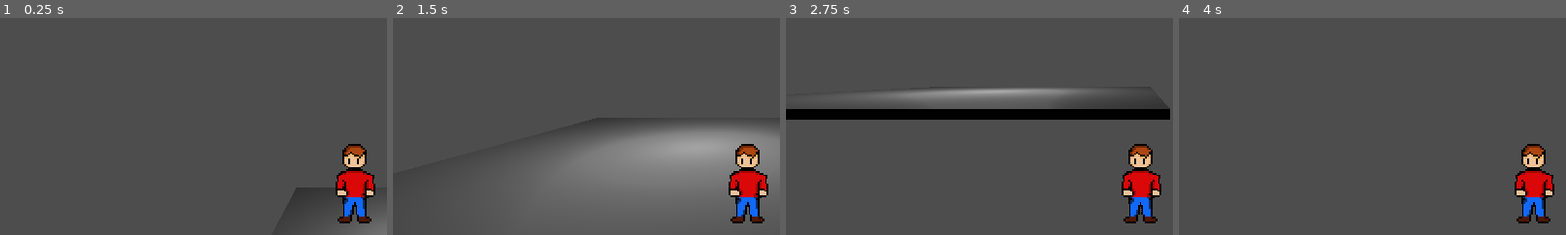
Above: before the commit, frames 1-4 (left to right).
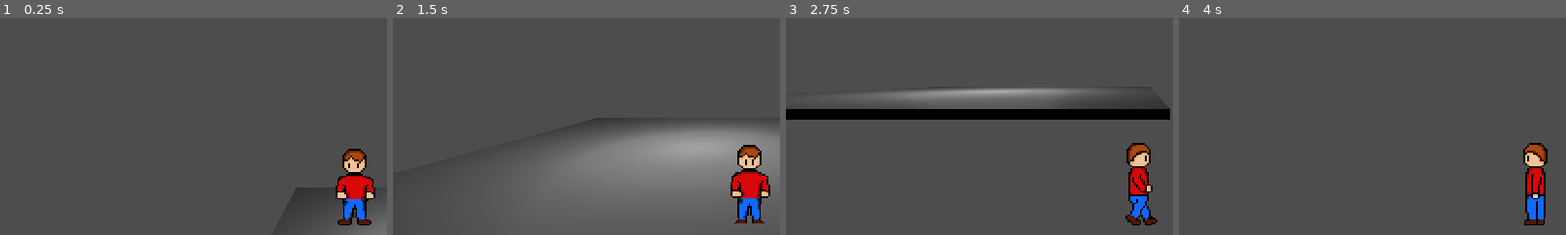
Above: after the commit, the same moments.

Repository: OpenLearningQuest/game
Game: Godot game, scene res://scenes/Game.tscn
Same seed, same stepped clock (60 frames per second), same inputs: the game is played once before the commit and once after it.
Inputs:
- Up to frame 1 (0.25 s): no input
- Up to frame 2 (1.5 s): tap Enter (ui_accept) at 0.5, 0.77 s; hold D (move_right) 0.53-1.28 s; hold S (move_down) from 1.28 s (still down)
- Up to frame 3 (2.75 s): tap Enter (ui_accept) at 1.52 s; release S (move_down) at 2.03 s; hold D (move_right) from 2.03 s (still down)
- Up to frame 4 (4 s): release D (move_right) at 2.78 s; hold W (move_up) 2.78-3.53 s; tap Enter (ui_accept) at 3.02, 3.77 s; hold A (move_left) from 3.53 s (still down)
The pictures show only the part of the screen within x 4-54%, y 20-70%; the shares and areas given below are measured in that part.

The runs differ from the first frame. In frame 1, 1.5% of the frame differs, in the area x 86-97%, y 58-96%; in frame 2, 1.5%; in frame 3, 1.9%; in frame 4, 1.9%, in the area x 86-97%, y 57-96%.

Commit message:
Implemented the animations

Diff:
--- a/scenes/Game.tscn
+++ b/scenes/Game.tscn
@@ -1,69 +1,163 @@
-[gd_scene load_steps=16 format=3 uid="uid://6k0bpeyoh2vq"]
+[gd_scene load_steps=28 format=3 uid="uid://6k0bpeyoh2vq"]
 
 [ext_resource type="Script" path="res://scripts/player_script.gd" id="1_v8n2y"]
 [ext_resource type="PackedScene" uid="uid://jtoaycfxvi1d" path="res://scenes/Player2.5D.tscn" id="2_7lext"]
-[ext_resource type="Texture2D" uid="uid://1xpjxgdq0y" path="res://assets/sprites/greg idle anim.png" id="3_hjh46"]
+[ext_resource type="Texture2D" uid="uid://duil54vhpop2g" path="res://assets/sprites/Greg walking anim.png" id="3_keylv"]
 [ext_resource type="PackedScene" uid="uid://b0wb12dvthfsc" path="res://scenes/Room.tscn" id="4_iryr4"]
 
-[sub_resource type="AtlasTexture" id="AtlasTexture_nfxqq"]
-atlas = ExtResource("3_hjh46")
-region = Rect2(0, 0, 32, 52)
-
-[sub_resource type="AtlasTexture" id="AtlasTexture_57lq3"]
-atlas = ExtResource("3_hjh46")
-region = Rect2(32, 0, 32, 52)
-
-[sub_resource type="AtlasTexture" id="AtlasTexture_k1iye"]
-atlas = ExtResource("3_hjh46")
-region = Rect2(64, 0, 32, 52)
-
-[sub_resource type="AtlasTexture" id="AtlasTexture_1iln4"]
-atlas = ExtResource("3_hjh46")
-region = Rect2(96, 0, 32, 52)
-
-[sub_resource type="AtlasTexture" id="AtlasTexture_iygtc"]
-atlas = ExtResource("3_hjh46")
-region = Rect2(128, 0, 32, 52)
-
-[sub_resource type="AtlasTexture" id="AtlasTexture_cifdj"]
-atlas = ExtResource("3_hjh46")
-region = Rect2(160, 0, 32, 52)
-
-[sub_resource type="AtlasTexture" id="AtlasTexture_hf6as"]
-atlas = ExtResource("3_hjh46")
-region = Rect2(192, 0, 32, 52)
-
-[sub_resource type="SpriteFrames" id="SpriteFrames_15rvl"]
+[sub_resource type="AtlasTexture" id="AtlasTexture_1sg0o"]
+atlas = ExtResource("3_keylv")
+region = Rect2(0, 59, 32, 59)
+
+[sub_resource type="AtlasTexture" id="AtlasTexture_soai6"]
+atlas = ExtResource("3_keylv")
+region = Rect2(32, 59, 32, 59)
+
+[sub_resource type="AtlasTexture" id="AtlasTexture_y87mf"]
+atlas = ExtResource("3_keylv")
+region = Rect2(64, 59, 32, 59)
+
+[sub_resource type="AtlasTexture" id="AtlasTexture_fmjig"]
+atlas = ExtResource("3_keylv")
+region = Rect2(96, 59, 32, 59)
+
+[sub_resource type="AtlasTexture" id="AtlasTexture_m1vk7"]
+atlas = ExtResource("3_keylv")
+region = Rect2(128, 59, 32, 59)
+
+[sub_resource type="AtlasTexture" id="AtlasTexture_dovsu"]
+atlas = ExtResource("3_keylv")
+region = Rect2(160, 59, 32, 59)
+
+[sub_resource type="AtlasTexture" id="AtlasTexture_mwa1i"]
+atlas = ExtResource("3_keylv")
+region = Rect2(192, 59, 32, 59)
+
+[sub_resource type="AtlasTexture" id="AtlasTexture_ell3d"]
+atlas = ExtResource("3_keylv")
+region = Rect2(0, 0, 32, 59)
+
+[sub_resource type="AtlasTexture" id="AtlasTexture_iwrmq"]
+atlas = ExtResource("3_keylv")
+region = Rect2(32, 0, 32, 59)
+
+[sub_resource type="AtlasTexture" id="AtlasTexture_8yfyv"]
+atlas = ExtResource("3_keylv")
+region = Rect2(64, 0, 32, 59)
+
+[sub_resource type="AtlasTexture" id="AtlasTexture_iv1yj"]
+atlas = ExtResource("3_keylv")
+region = Rect2(96, 0, 32, 59)
+
+[sub_resource type="AtlasTexture" id="AtlasTexture_ecc2f"]
+atlas = ExtResource("3_keylv")
+region = Rect2(0, 118, 32, 59)
+
+[sub_resource type="AtlasTexture" id="AtlasTexture_e3c3i"]
+atlas = ExtResource("3_keylv")
+region = Rect2(32, 118, 32, 59)
+
+[sub_resource type="AtlasTexture" id="AtlasTexture_lvepx"]
+atlas = ExtResource("3_keylv")
+region = Rect2(64, 118, 32, 59)
+
+[sub_resource type="AtlasTexture" id="AtlasTexture_hnv3y"]
+atlas = ExtResource("3_keylv")
+region = Rect2(96, 118, 32, 59)
+
+[sub_resource type="AtlasTexture" id="AtlasTexture_eejdp"]
+atlas = ExtResource("3_keylv")
+region = Rect2(0, 118, 32, 59)
+
+[sub_resource type="AtlasTexture" id="AtlasTexture_l1ier"]
+atlas = ExtResource("3_keylv")
+region = Rect2(32, 118, 32, 59)
+
+[sub_resource type="AtlasTexture" id="AtlasTexture_vd3l3"]
+atlas = ExtResource("3_keylv")
+region = Rect2(64, 118, 32, 59)
+
+[sub_resource type="AtlasTexture" id="AtlasTexture_745an"]
+atlas = ExtResource("3_keylv")
+region = Rect2(96, 118, 32, 59)
+
+[sub_resource type="SpriteFrames" id="SpriteFrames_6m5ov"]
 animations = [{
 "frames": [{
 "duration": 1.0,
-"texture": SubResource("AtlasTexture_nfxqq")
-}, {
-"duration": 1.0,
-"texture": SubResource("AtlasTexture_57lq3")
-}, {
-"duration": 1.0,
-"texture": SubResource("AtlasTexture_k1iye")
-}, {
-"duration": 1.0,
-"texture": SubResource("AtlasTexture_1iln4")
-}, {
-"duration": 1.0,
-"texture": SubResource("AtlasTexture_iygtc")
-}, {
-"duration": 1.0,
-"texture": SubResource("AtlasTexture_cifdj")
-}, {
-"duration": 1.0,
-"texture": SubResource("AtlasTexture_hf6as")
-}],
-"loop": true,
-"name": &"Idle_anim",
-"speed": 12.0
-}, {
-"frames": [],
-"loop": true,
-"name": &"default",
+"texture": SubResource("AtlasTexture_1sg0o")
+}, {
+"duration": 1.0,
+"texture": SubResource("AtlasTexture_soai6")
+}, {
+"duration": 1.0,
+"texture": SubResource("AtlasTexture_y87mf")
+}, {
+"duration": 1.0,
+"texture": SubResource("AtlasTexture_fmjig")
+}, {
+"duration": 1.0,
+"texture": SubResource("AtlasTexture_m1vk7")
+}, {
+"duration": 1.0,
+"texture": SubResource("AtlasTexture_dovsu")
+}, {
+"duration": 1.0,
+"texture": SubResource("AtlasTexture_mwa1i")
+}],
+"loop": true,
+"name": &"idle",
+"speed": 5.0
+}, {
+"frames": [{
+"duration": 1.0,
+"texture": SubResource("AtlasTexture_ell3d")
+}, {
+"duration": 1.0,
+"texture": SubResource("AtlasTexture_iwrmq")
+}, {
+"duration": 1.0,
+"texture": SubResource("AtlasTexture_8yfyv")
+}, {
+"duration": 1.0,
+"texture": SubResource("AtlasTexture_iv1yj")
+}],
+"loop": true,
+"name": &"walk_down",
+"speed": 5.0
+}, {
+"frames": [{
+"duration": 1.0,
+"texture": SubResource("AtlasTexture_ecc2f")
+}, {
+"duration": 1.0,
+"texture": SubResource("AtlasTexture_e3c3i")
+}, {
+"duration": 1.0,
+"texture": SubResource("AtlasTexture_lvepx")
+}, {
+"duration": 1.0,
+"texture": SubResource("AtlasTexture_hnv3y")
+}],
+"loop": true,
+"name": &"walk_left",
+"speed": 5.0
+}, {
+"frames": [{
+"duration": 1.0,
+"texture": SubResource("AtlasTexture_eejdp")
+}, {
+"duration": 1.0,
+"texture": SubResource("AtlasTexture_l1ier")
+}, {
+"duration": 1.0,
+"texture": SubResource("AtlasTexture_vd3l3")
+}, {
+"duration": 1.0,
+"texture": SubResource("AtlasTexture_745an")
+}],
+"loop": true,
+"name": &"walk_right",
 "speed": 5.0
 }]
 
@@ -82,9 +176,8 @@
 
 [node name="AnimatedSprite3D" parent="CharacterBody3D" instance=ExtResource("2_7lext")]
 texture_filter = 0
-sprite_frames = SubResource("SpriteFrames_15rvl")
-animation = &"Idle_anim"
-frame_progress = 0.600411
+sprite_frames = SubResource("SpriteFrames_6m5ov")
+animation = &"idle"
 
 [node name="CollisionShape3D" type="CollisionShape3D" parent="CharacterBody3D"]
 transform = Transform3D(1, 0, 0, 0, 1, 0, 0, 0, 1, -0.00903976, -0.00405967, 0.00169182)
--- a/scripts/player_script.gd
+++ b/scripts/player_script.gd
@@ -12,6 +12,7 @@
 	# Add the gravity.
 	if not is_on_floor():
 		velocity.y -= gravity * delta
+
 
 	# Handle jump.
 	if Input.is_action_just_pressed("ui_accept") and is_on_floor():
@@ -29,3 +30,22 @@
 		velocity.z = move_toward(velocity.z, 0, SPEED)
 
 	move_and_slide()
+	if Input.is_action_just_released("move_left"):
+		$AnimatedSprite3D.flip_h = false
+
+
+	if Input.is_action_pressed("move_left"):
+		$AnimatedSprite3D.flip_h = true
+		$AnimatedSprite3D.play("walk_left")
+
+
+	elif Input.is_action_pressed("move_right"):
+		$AnimatedSprite3D.play("walk_right")
+
+	elif Input.is_action_pressed("move_up"):
+		$AnimatedSprite3D.play("walk_down")
+
+	elif Input.is_action_pressed("move_down"):
+		$AnimatedSprite3D.play("walk_down")
+	else:
+		$AnimatedSprite3D.play("idle")
Binary file changed: assets/sprites/Greg walking anim.png
Not shown, added: assets/sprites/Greg walking anim.png.import
Not shown, added: assets/sprites/Greg walking sideways anim.png.import
